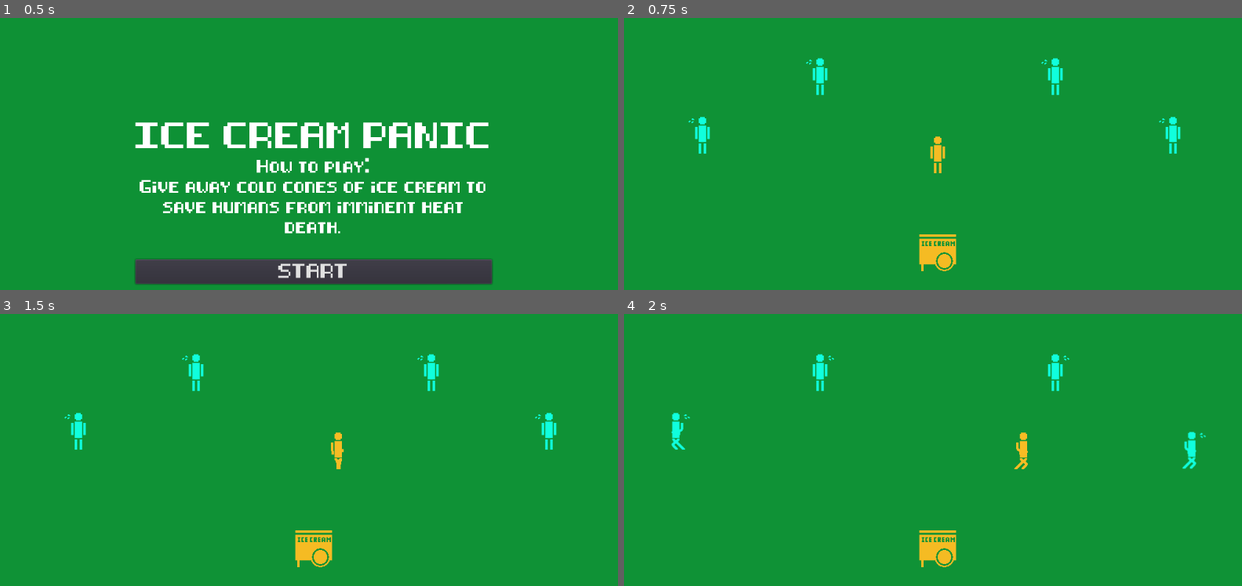
Above: before the commit, frames 1-4 (two rows, left to right).
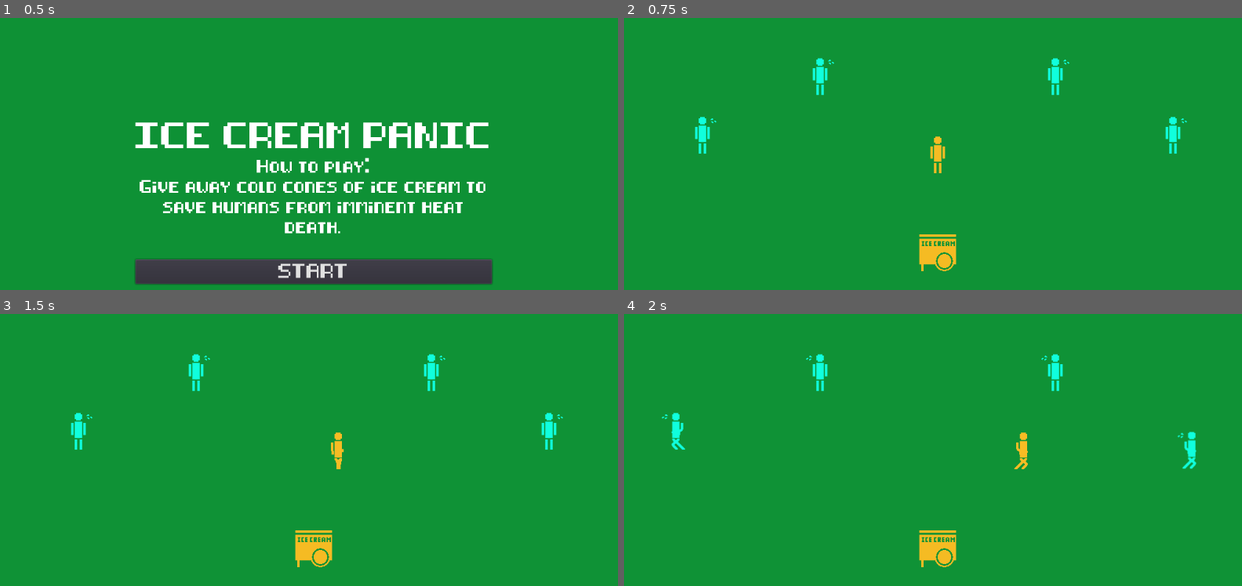
Above: after the commit, the same moments.

Repository: campbellized/ice-cream-panic
Game: Godot game, scene res://Level0.tscn
Same seed, same stepped clock (60 frames per second), same inputs: the game is played once before the commit and once after it.
Inputs:
- Up to frame 1 (0.5 s): no input
- Up to frame 2 (0.75 s): click "START" at 0.5 s
- Up to frame 3 (1.5 s): tap Enter at 1.25 s; hold Right (ui_right) from 1.28 s (still down)
- Up to frame 4 (2 s): keep holding Right (ui_right)

Frame 1 is identical in both runs. In frame 2, less than 0.1% of the frame differs, in the area x 10-92%, y 15-39%; in frame 3, less than 0.1%; in frame 4, less than 0.1%, in the area x 6-95%, y 15-46%.
Error before the commit: Parse Error: Indented block expected after declaration of "_process" function. (res://Level1.gd:4)

Commit message:
Refactored mob_death logic into level scene

Diff:
--- a/Level1.gd
+++ b/Level1.gd
@@ -1,3 +1,31 @@
 extends Node2D
 
-func _process(delta):
+var mobs = []
+
+func _ready():
+	mobs = get_tree().get_nodes_in_group("Mobs")
+
+func _on_mob_death():
+	var survivors = 0
+	for mob in mobs:
+		if mob.is_dead == false:
+			survivors += 1
+
+	if survivors == 1:
+		for mob in mobs:
+			if mob.is_dead == true:
+				var ghostPacked = preload("res://Ghost.tscn")
+				var ghost = ghostPacked.instance()
+				var position = mob.get_position()
+				ghost.set_position(position)
+				ghost.add_to_group("Ghosts")
+				get_tree().get_root().add_child(ghost)
+
+	if survivors == 0:
+		var ghosts = get_tree().get_nodes_in_group("Ghosts")
+
+		for ghost in ghosts:
+			ghost.player = false
+
+		get_tree().change_scene("res://GameOver.tscn")
+		print("Game Over")
--- a/ghost.tscn
+++ b/ghost.tscn
@@ -22,7 +22,7 @@
 radius = 14.177
 height = 31.9001
 
-[node name="ghost" type="KinematicBody2D"]
+[node name="ghost" type="KinematicBody2D" index="0"]
 
 input_pickable = false
 collision_layer = 1
@@ -35,7 +35,6 @@
 modulate = Color( 0.0627451, 1, 0.866667, 1 )
 frames = SubResource( 1 )
 animation = "Spooky"
-frame = 2
 playing = true
 _sections_unfolded = [ "Material", "Visibility" ]
 
--- a/mob.gd
+++ b/mob.gd
@@ -12,6 +12,8 @@
 
 func _ready():
 	sprite_color = get_node("Sprite").get_modulate()
+	var level = get_tree().get_current_scene()
+	connect("mob_death", level, "_on_mob_death")
 
 func _physics_process(delta):
 	if stamina > 0:
@@ -26,7 +28,6 @@
 		else:
 			$Sprite.play("Idle")
 
-#		print(name, " speed is ", speed, " ", speed_modifier)
 		var colliding_info = move_and_collide(velocity.normalized() * (speed + speed_modifier) * delta)
 
 	else:
@@ -36,11 +37,6 @@
 			is_dead = true
 			$AudioDeath.play()
 			emit_signal("mob_death")
-#
-#		if colliding_info:
-#			var collided = colliding_info.collider
-#			if collided.is_in_group("Mobs") || collided.is_in_group("Walls"):
-#				$MoveTimer.start()
 
 func _process(delta):
 	var mobs = get_tree().get_nodes_in_group("Mobs")
@@ -74,28 +70,3 @@
 	var new_duration = rand_range(0,1)
 	$MoveTimer.wait_time = new_duration
 	movement = calc_movement()
-
-func _on_Mob_mob_death():
-	var mobs = get_tree().get_nodes_in_group("Mobs")
-	var survivors = 0
-	for mob in mobs:
-		if mob.is_dead == false:
-			survivors += 1
-
-	if survivors == 1:
-		for mob in mobs:
-			if mob.is_dead == true:
-				var ghostPacked = preload("res://Ghost.tscn")
-				var ghost = ghostPacked.instance()
-				var position = mob.get_position()
-				ghost.set_position(position)
-				ghost.add_to_group("Ghosts")
-				get_tree().get_root().add_child(ghost)
-
-	if survivors == 0:
-		var ghosts = get_tree().get_nodes_in_group("Ghosts")
-
-		for ghost in ghosts:
-			ghost.player = false
-
-		get_tree().change_scene("res://GameOver.tscn")
--- a/mob.tscn
+++ b/mob.tscn
@@ -88,6 +88,7 @@
 modulate = Color( 0.0627451, 1, 0.866667, 1 )
 frames = SubResource( 3 )
 animation = "default"
+frame = 1
 playing = true
 
 [node name="AudioDeath" type="AudioStreamPlayer" parent="." index="5"]
@@ -98,8 +99,6 @@
 mix_target = 0
 bus = "Master"
 
-[connection signal="mob_death" from="." to="." method="_on_Mob_mob_death"]
-
 [connection signal="timeout" from="SunTimer" to="." method="_on_SunTimer_timeout"]
 
 [connection signal="timeout" from="MoveTimer" to="." method="_on_MoveTimer_timeout"]
